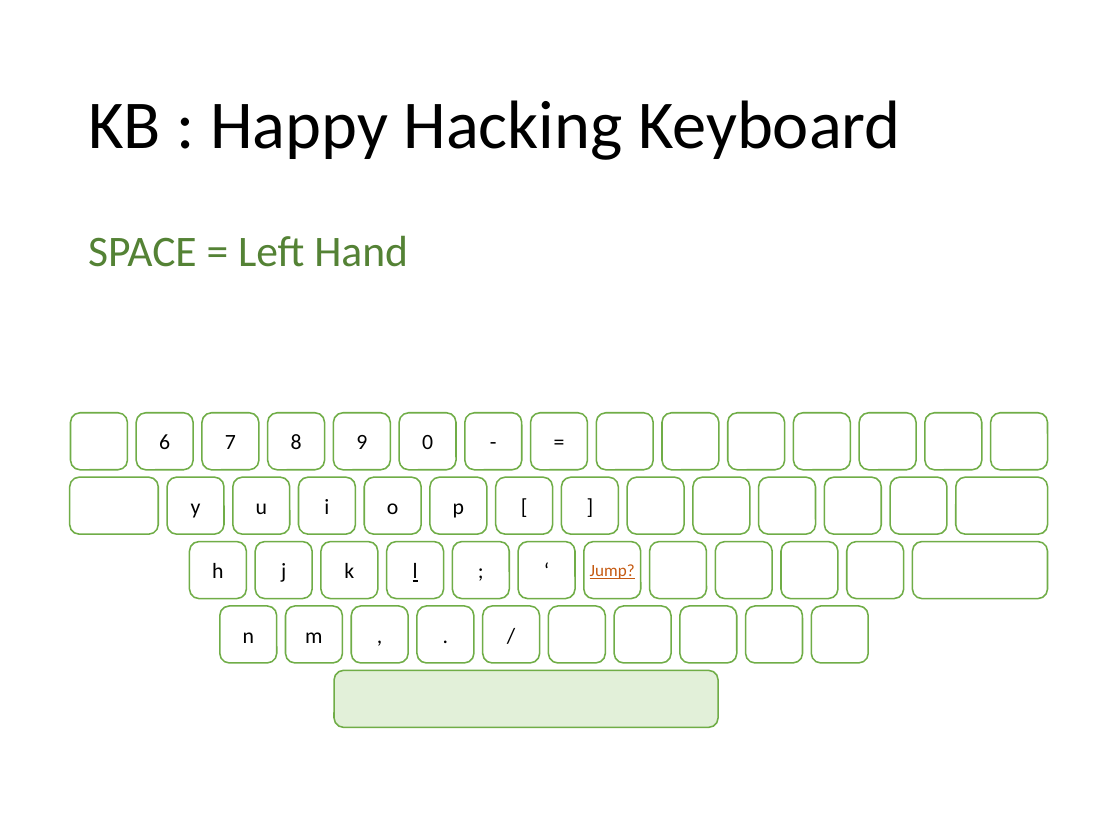
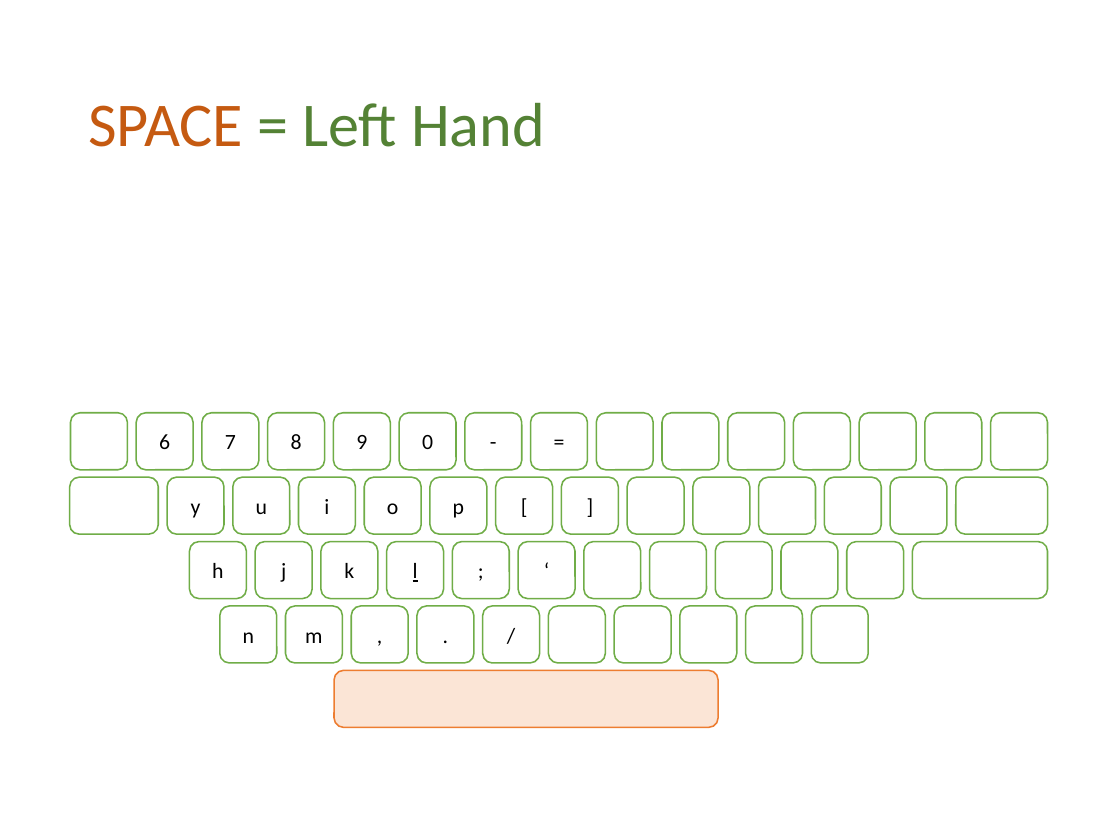
Before and after one commit to ittooo66/myAHK, a slide deck: slide 6 of MANUAL.pptx (slide 7 before the commit). Drawn at 1120x840 pixels with LibreOffice and Linux fonts; fonts in the diff are those of the drawing. Boxes give left, top, right and bottom in pixels: in the first picture for what was removed or moved away, otherwise in the second. Text is boxed around its words. In the diff, an @@ line names an element or a change of style, - is before the commit and + after.

```diff
--- a/MANUAL.pptx
+++ b/MANUAL.pptx
@@ title at bbox=[88, 102, 545, 147]: text changed; size 44 to 40 pt; text colour #000000 to #548235 @@
-KB : Happy Hacking Keyboard
+SPACE = Left Hand
@@ text removed at bbox=[88, 235, 408, 267] @@
-SPACE = Left Hand
@@ text in rounded rectangle at bbox=[590, 564, 635, 579]: text removed @@
-Jump?
@@ rounded rectangle at bbox=[334, 671, 718, 728]: fill #E2F0D9 to #FBE5D6; outline #70AD47 1 pt to #ED7D31 1 pt @@
```
Also in this commit, not shown: 11 other slides changed, 1 slide added.
